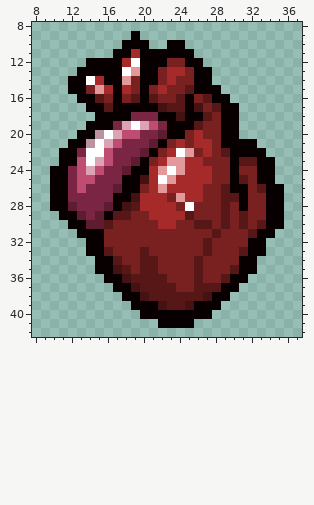
Two states of a pixel-art sprite, Basement Renovator Afterbirth Plus/resources/Entities/92.0.0 - Heart.png. That is the earlier state.
The file is 48x48 pixels. Colours within 5 levels of each other are drawn and written as one. Shown: x 8..37, y 8..42.
After:
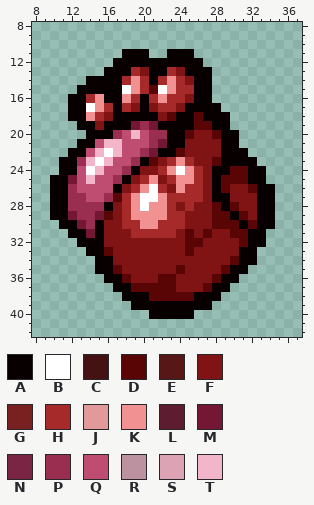
Palette (. is transparent): A #080000  B #ffffff  C #441212  D #590505  E #571717  F #801313  G #792020  H #a62a2a  J #e29999  K #f29191  L #5d1c30  M #731734  N #792543  P #992e50  Q #bf4c71  R #bc92a1  S #dca3b5  T #f2b5ca
Diff:
Changed rows in their new state; - is an unchanged pixel.
first column x 10:
 9 ---------.----------------
10 --------...--..-----------
11 -------.-A-..-------------
12 ----...-AA---AA-----------
13 ---...--AHF-A-FA----------
14 --..AA--HKH-HKHF----------
15 --.-AAA-BKHDBKHH--.-------
16 --A-HKA-KH-HKHHFAA..------
17 --AABKH-HF-FHHF-AAA..-----
18 --AAKHF--AAAFDA-DAA-.-----
19 ---A-F-AAMPMA---DDA-.-----
20 ---.-AAP-TQPP--DFFD-------
21 --.-AQTTQQQPMAAFFFF--..---
22 -.-AQTBTQQPMAADFFFFA--..--
23 ---PTBTQQP-DFHK-FFDA-AA..-
24 .-A-BTQQP-FFHKBK-FAADDA-.-
25 --M-TQQP-FHKFHKK-FADDDA-.-
26 --P-QQQAFHKBHFK--FADFFDA-.
27 --PPQQPDHKBBKHH--FAAFFFA-.
28 --PPPPAFHKBKK-FHFFDADFFA-.
29 A-MPPMDFHKKKK--FFFDDADFA-.
30 -A-MPAFFHHKK--HFFFDDDADA-.
31 --A-M-FFFHHHHHFDFDFFDDA-.-
32 ---A--FFFFFFFFFDDFFFFD----
33 ------DFFFFFFFFDFFFFFA-.--
34 -------FFFFFFFFFFFFFD-----
35 -------DFFFFFFDFFFFDA-.---
36 --------DFFFDDFFFFDA-.----
37 ---------DDDDDFFFDA-.-----
38 ----------ADDDDDAA-.------
39 ------------AAAA--.-------
40 ----------.-----..--------
41 ------------....----------
Where, in picture pixels (left, top, right, bottom), the same in both pictures:
changed: (50, 31, 284, 328)
